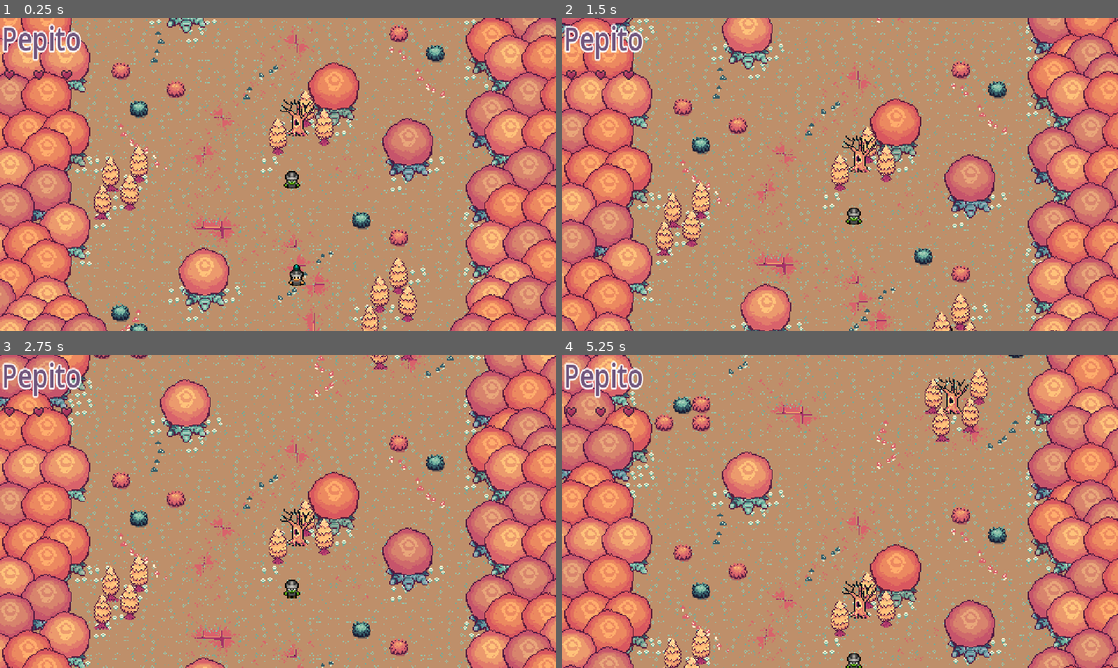
Above: before the commit, frames 1-4 (two rows, left to right).
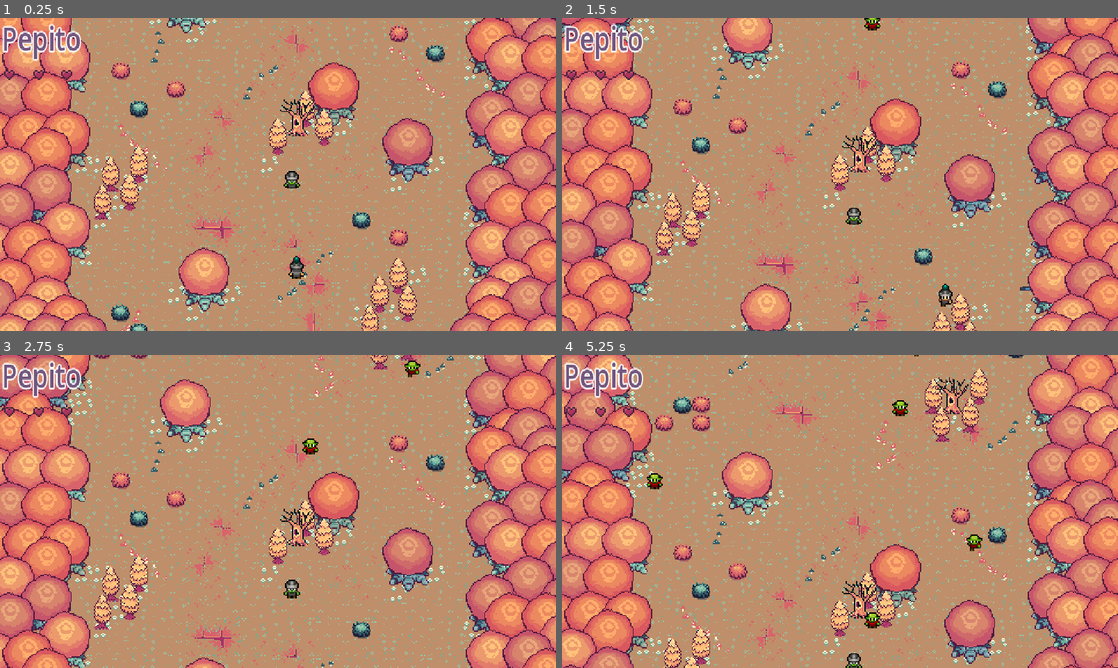
Above: after the commit, the same moments.

Repository: ReyCristian/proyecto-shutemupso-grupo4
Game: Godot game, scene res://Escenas/nivel_1.tscn
Same seed, same stepped clock (60 frames per second), same inputs: the game is played once before the commit and once after it. This scene is started directly instead of the project's main scene. The engine's default icon, where the game draws it, is replaced by a stand-in: a white triangle on a blue panel in a dark square.
Inputs:
- Up to frame 1 (0.25 s): no input
- Up to frame 2 (1.5 s): tap Enter (ui_accept) at 0.5, 0.77, 0.8, 1.07, 1.35 s; hold Right (ui_right) 0.53-1.28 s; hold Z (ataque1, bound only after the commit) 0.53-1.28 s; hold Down (ui_down) from 1.28 s (still down)
- Up to frame 3 (2.75 s): tap Enter (ui_accept) at 1.52, 1.82, 2.3 s; tap Z (ataque1, bound only after the commit) at 1.55 s; release Down (ui_down) at 2.03 s; hold Right (ui_right) from 2.03 s (still down); hold Z (ataque1, bound only after the commit) from 2.03 s (still down)
- Up to frame 4 (5.25 s): release Right (ui_right) at 2.78 s; release Z (ataque1, bound only after the commit) at 2.78 s; hold Up (ui_up) 2.78-3.53 s; tap Z (ataque1, bound only after the commit) at 2.85, 4.35 s; tap Enter (ui_accept) at 3.02, 3.32, 3.6, 3.77, 4.07, 4.52, 4.82 s; hold Left (ui_left) 3.53-5.03 s; tap Escape (ui_cancel) at 4.15 s; hold Down (ui_down) from 5.03 s (still down); hold Z (ataque1, bound only after the commit) from 5.03 s (still down)

The runs differ from the first frame. In frame 1, 0.2% of the frame differs, in the area x 51-55%, y 76-86%; in frame 2, 0.4%; in frame 3, 0.4%; in frame 4, 0.5%, in the area x 15-76%, y 0-88%.
Error after the commit: Invalid call to function 'dar_golpe' in base 'CharacterBody2D (personaje.gd)'. Expected 1 arguments. (res://Herramientas/controles.gd:43)

Commit message:
daño de los personajes

Diff:
--- a/Escenas/Menu/MenuPrincipal.gd
+++ b/Escenas/Menu/MenuPrincipal.gd
@@ -1,16 +1,19 @@
 extends Control
 
-var principal
+var menu_principal
+var principal: Node2D;
 
 func _ready() -> void:
-	principal = ParentFinder.find(self,"Menu");
+	menu_principal = ParentFinder.find(self,"Menu");
+	principal = get_tree().current_scene;
 
 func _process(_delta: float) -> void:
 	if Input.is_action_just_released("ui_cancel"):
 		var isMenuOpened = get_parent().isShowed
-		principal.hideMenu();
+		menu_principal.hideMenu();
 		if not isMenuOpened:
 			get_parent().showMenu();
+			#get_tree().paused = true
 	pass
 
 func _on_salir_pressed() -> void:
--- a/Escenas/Menu/MenuVertical.gd
+++ b/Escenas/Menu/MenuVertical.gd
@@ -23,6 +23,7 @@
 			position.x -= 1500*delta;
 		else:
 			visible = false;
+			get_parent().pause_off();
 	pass
 
 func showMenu() -> void:
--- a/Escenas/Menu/menuGeneral.gd
+++ b/Escenas/Menu/menuGeneral.gd
@@ -1,6 +1,18 @@
 extends Control
+
+var principal: Node2D;
+
+func _ready() -> void:
+	principal = get_tree().current_scene;
 
 func hideMenu() -> void:
 	$Niveles.hideMenu();
 	$Principal.hideMenu();
 	pass
+
+
+func pause_off() -> bool:
+	if $Niveles.visible || $Principal.visible:
+		return false;
+	#get_tree().paused = false
+	return true;
--- /dev/null
+++ b/Escenas/generador_enemigos.gd
@@ -0,0 +1,26 @@
+extends Area2D
+
+const pre_enemigo = preload("res://Modelos/personaje.tscn")
+@export var skin: ListasTexturas.texturas_personaje;
+@export var vida: int = 1
+
+func _on_timer_timeout() -> void:
+
+	var punto_aleatorio = Vector2(
+		randi_range(int(global_position.x) - size().x / 2, int(global_position.x) + size().x / 2),
+		randi_range(int(global_position.y) - size().y / 2, int(global_position.y) + size().y / 2)
+	)
+
+	var enemigo = pre_enemigo.instantiate();
+	enemigo.direccion = Vector2(0,1);
+	enemigo.skin = skin;
+	enemigo.vida = vida;
+	enemigo.add_to_group("enemigo")
+	get_parent().get_parent().add_child(enemigo);
+	enemigo.global_position.x = punto_aleatorio.x;
+	enemigo.global_position.y = punto_aleatorio.y;
+
+
+
+func size() -> Vector2:
+	return get_node("CollisionShape2D").shape.extents * 2
--- a/Escenas/nivel_1.tscn
+++ b/Escenas/nivel_1.tscn
@@ -1,9 +1,13 @@
-[gd_scene load_steps=5 format=3 uid="uid://dx4378fg2vya0"]
+[gd_scene load_steps=7 format=3 uid="uid://dx4378fg2vya0"]
 
 [ext_resource type="PackedScene" uid="uid://cwqohrojyjh0e" path="res://Escenas/mapa.tscn" id="1_2r6gf"]
 [ext_resource type="Script" path="res://Escenas/mapa.gd" id="1_ay07l"]
 [ext_resource type="PackedScene" uid="uid://bp3b1wcfik24s" path="res://Modelos/personaje.tscn" id="3_jnqyg"]
 [ext_resource type="Script" path="res://Herramientas/controles.gd" id="4_wb1qn"]
+[ext_resource type="Script" path="res://Escenas/generador_enemigos.gd" id="5_togga"]
+
+[sub_resource type="RectangleShape2D" id="RectangleShape2D_2wrqx"]
+size = Vector2(340, 12.25)
 
 [node name="Nivel1" type="Node2D"]
 y_sort_enabled = true
@@ -17,6 +21,7 @@
 
 [node name="personaje" parent="." groups=["personaje"] instance=ExtResource("3_jnqyg")]
 position = Vector2(256, 218)
+collision_mask = 3
 skin = 3
 
 [node name="Control" type="Control" parent="personaje"]
@@ -26,4 +31,20 @@
 offset_bottom = 40.0
 script = ExtResource("4_wb1qn")
 personaje_principal = NodePath("..")
+mapa_nivel = NodePath("../..")
 isCorriendo = true
+
+[node name="Generadores" type="CanvasLayer" parent="."]
+
+[node name="generador_enemigos" type="Area2D" parent="Generadores"]
+position = Vector2(233, -28)
+script = ExtResource("5_togga")
+skin = 11
+
+[node name="Timer" type="Timer" parent="Generadores/generador_enemigos"]
+autostart = true
+
+[node name="CollisionShape2D" type="CollisionShape2D" parent="Generadores/generador_enemigos"]
+shape = SubResource("RectangleShape2D_2wrqx")
+
+[connection signal="timeout" from="Generadores/generador_enemigos/Timer" to="Generadores/generador_enemigos" method="_on_timer_timeout"]
--- a/Herramientas/controles.gd
+++ b/Herramientas/controles.gd
@@ -1,17 +1,23 @@
 extends Control;
 
 @export var personaje_principal: NodePath;
+@export var mapa_nivel: NodePath;
 
 @export var isCorriendo: bool = false;
 
 @onready var personaje = get_node(personaje_principal);
+@onready var mapa = get_node(mapa_nivel);
+
+func _ready() -> void:
+	personaje.auto_movimiento.y = -float(mapa.velocidad) / 100
 
 func _physics_process(_delta: float) -> void:
-	if personaje:
+	if personaje and not personaje.muerto:
 		reset()
 		check_movimiento();
 		check_corriendo();
 		check_golpe();
+		check_shot()
 	pass;
 
 
@@ -35,3 +41,7 @@
 func check_golpe():
 	if Input.is_action_just_pressed("ui_accept"):
 		personaje.dar_golpe()
+
+func check_shot():
+	if Input.is_action_pressed("ataque1"):
+		personaje.shot()
--- a/Modelos/animacion.gd
+++ b/Modelos/animacion.gd
@@ -1,12 +1,14 @@
 extends AnimationPlayer
 
 @onready var personaje =  $"../..";
+
+const animaciones_no_prioritarias = ["idle","correr","caminar","","RESET"]
 
 func _process(_delta: float) -> void:
 	if personaje.en_demo:
 		return;
 
-	if not self.current_animation in ["idle","correr","caminar","","RESET"]:
+	if esta_ocupado():
 		return;
 	elif (personaje.direccion + personaje.auto_movimiento)== Vector2.ZERO || personaje.esperando:
 		self.play("idle");
@@ -16,3 +18,6 @@
 		self.play("caminar");
 
 	pass
+
+func esta_ocupado() -> bool:
+	return not self.current_animation in animaciones_no_prioritarias;
--- a/Modelos/direccion.gd
+++ b/Modelos/direccion.gd
@@ -1,9 +1,12 @@
 extends AnimationPlayer
 
 @onready var personaje =  $"../.."
+@onready var sprite =  $".."
 
 func _process(_delta: float) -> void:
-	if get_tree().current_scene.name == "personaje":
+	if personaje.en_demo:
+		return;
+	if sprite.esta_ocupado():
 		return;
 	var direccion = (personaje.direccion + personaje.auto_movimiento)
 
--- /dev/null
+++ b/Modelos/laser.gd
@@ -0,0 +1,41 @@
+extends Node2D
+
+func _process(delta):
+	var space_state = get_world_2d().direct_space_state
+	var area_shape = $Area2D/CollisionShape2D.shape  # La forma de colisión del Area2D
+
+	# Crear los parámetros de la consulta de colisión
+	var shape_query = PhysicsShapeQueryParameters2D.new()
+	shape_query.shape = area_shape
+	shape_query.transform = Transform2D(get_global_transform())
+
+	# Realizar la intersección
+	var result = space_state.intersect_shape(shape_query)
+
+	if result.size() > 0:
+		for collision in result:
+			if collision.collider.is_in_group("TileMapDestruible"):
+				var tilemap:TileMapLayer = collision.collider
+				var collision_point = $Area2D.global_position
+
+				# Convertir la posición global de la colisión a la posición de celda del TileMap
+				var cell_pos = tilemap.local_to_map(tilemap.to_local(collision_point))
+
+				# Destruir el tile en esa posición
+				tilemap.erase_cell(cell_pos)
+				print("laser impacta en la posición:", collision_point)
+				print("Tile destruido en la posición:", cell_pos)
+				queue_free()
+
+func _physics_process(delta: float) -> void:
+	position.x += 150 *delta
+	#print(position.x)
+
+func _on_visible_on_screen_notifier_2d_screen_exited() -> void:
+	queue_free()
+	pass
+
+
+func _on_area_2d_body_entered(body: Node2D) -> void:
+	if body.is_in_group("enemigo"):
+		queue_free()
--- /dev/null
+++ b/Modelos/laser.tscn
@@ -0,0 +1,24 @@
+[gd_scene load_steps=4 format=3 uid="uid://dt21djwlgk53x"]
+
+[ext_resource type="Script" path="res://Modelos/laser.gd" id="1_fwqrj"]
+[ext_resource type="Texture2D" uid="uid://dtt1858mwjbes" path="res://icon.svg" id="2_7jd2f"]
+
+[sub_resource type="RectangleShape2D" id="RectangleShape2D_qlm6j"]
+size = Vector2(5, 3)
+
+[node name="Laser" type="Node2D"]
+script = ExtResource("1_fwqrj")
+
+[node name="Icon" type="Sprite2D" parent="."]
+scale = Vector2(0.263672, 0.0273438)
+texture = ExtResource("2_7jd2f")
+
+[node name="Area2D" type="Area2D" parent="." groups=["laser"]]
+position = Vector2(14, 0)
+metadata/_edit_group_ = true
+
+[node name="CollisionShape2D" type="CollisionShape2D" parent="Area2D"]
+shape = SubResource("RectangleShape2D_qlm6j")
+
+[connection signal="area_entered" from="Area2D" to="." method="_on_area_2d_area_entered"]
+[connection signal="body_entered" from="Area2D" to="." method="_on_area_2d_body_entered"]
--- a/Modelos/personaje.gd
+++ b/Modelos/personaje.gd
@@ -9,29 +9,42 @@
 
 @export var auto_movimiento = Vector2(0,0);
 
-var isCorriendo: bool = false;
+@export var isCorriendo: bool = false;
+@export var esperando: bool  = false;
+@export var skin: ListasTexturas.texturas_personaje;
 
-@export var esperando: bool  = false;
+var disparo:bool = true
+var pre_laser:Resource = preload("res://Modelos/laser.tscn")
+var antena_superior:bool = true
 
-@export var skin: ListasTexturas.texturas_personaje;
+@export var vida: int = 3
+var muerto:bool = false;
+var limpiar_cadaver:bool = true;
+
+func _ready() -> void:
+	if self.is_in_group("enemigo"):
+		self.set_collision_layer(2);
+		self.set_collision_mask(0);
 
 func _physics_process(delta: float) -> void:
 	#Si esta en espera no hace nada
-	if esperando:
+	if esperando || muerto:
 		return;
 
 	var direccion_normalizada = self.direccion.normalized();
-
-	var movimiento=calcular_movimiento(direccion_normalizada,delta);
+	var direccion_automatica = auto_mover(direccion_normalizada)
+	var movimiento=calcular_movimiento(direccion_automatica,delta);
 
 	move_and_collide(movimiento);
 	pass;
 
 
-func direccion_plano(direccion_normalizada) -> Vector2:
-	if get_parent().get("mapa") && get_parent().get_node(get_parent().mapa).isIsometric:
-		direccion_normalizada.y = direccion_normalizada.y * 0.5;
-		direccion_normalizada = direccion_normalizada.normalized();
+func auto_mover(direccion_normalizada) -> Vector2:
+	if direccion_normalizada.x == 0:
+		direccion_normalizada.x = auto_movimiento.x;
+
+	if direccion_normalizada.y == 0:
+		direccion_normalizada.y = auto_movimiento.y;
 	return direccion_normalizada;
 
 func calcular_movimiento(direccion_normalizada: Vector2,delta: float) -> Vector2:
@@ -45,14 +58,72 @@
 		movimiento *=20;
 	return movimiento;
 
-func dar_golpe() -> void:
+func dar_golpe(body: Node2D) -> void:
+	if muerto:
+		return;
+	$Sprite2D/direccion.set_direccion(body.global_position - global_position)
 	if tiene_espada:
 		$Sprite2D.dar_golpe_espada();
 	else:
 		$Sprite2D.dar_golpe();
 
+func shot():
+	if muerto:
+		return;
+	if disparo:
+		var laser = pre_laser.instantiate()
+		get_parent().add_child(laser)
+		laser.position.x = position.x + 16
+		if antena_superior:
+			laser.position.y = position.y - 8
+		else:
+			laser.position.y = position.y + 8
+		#antena_superior = not antena_superior
+		$Sprite2D.shot()
 
-func _on_area_2d_body_entered(body: Node2D) -> void:
+		disparo = false
+		await get_tree().create_timer(0.5).timeout
+		disparo = true
+
+func tomar_daño():
+	if muerto:
+		return;
+	vida -=1;
+	if vida <=0:
+		morir()
+	else:
+		$Sprite2D.tomar_daño()
+
+func morir():
+	muerto = true;
+	$Sprite2D.morir();
+	$hitbox.queue_free();
+	$hostilidad.queue_free();
+	$CollisionShape2D.queue_free();
+
+func _on_visible_on_screen_notifier_2d_screen_exited() -> void:
+	queue_free()
+	pass # Replace with function body.
+
+func _on_cuerpo_entra_zona_hostilidad(body: Node2D) -> void:
 	if self.is_in_group("enemigo") and body.is_in_group("personaje"):
-		$Sprite2D/direccion.set_direccion(body.global_position - global_position)
-		dar_golpe();
+		dar_golpe(body);
+
+
+func _on_area_entra_hitbox(area: Area2D) -> void:
+	if self.is_in_group("enemigo") and area.is_in_group("laser"):
+		tomar_daño();
+		area.get_parent().queue_free();
+
+
+func _on_animacion_animation_finished(anim_name: StringName) -> void:
+	if en_demo:
+		return;
+	if anim_name == "muerte" and muerto and limpiar_cadaver:
+		queue_free()
+	pass # Replace with function body.
+
+func hacer_daño():
+	for golpeado in $area_espada.get_overlapping_bodies():
+		if golpeado.is_in_group("vivo"):
+			golpeado.tomar_daño()
--- a/Modelos/personaje.tscn
+++ b/Modelos/personaje.tscn
@@ -286,7 +286,7 @@
 
 [sub_resource type="Animation" id="Animation_6phne"]
 resource_name = "daño"
-length = 1.2
+length = 0.8
 step = 0.1
 tracks/0/type = "value"
 tracks/0/imported = false
@@ -295,10 +295,10 @@
 tracks/0/interp = 1
 tracks/0/loop_wrap = true
 tracks/0/keys = {
-"times": PackedFloat32Array(0, 0.2, 0.8, 1),
-"transitions": PackedFloat32Array(1, 1, 1, 1),
-"update": 1,
-"values": [19, 21, 21, 22]
+"times": PackedFloat32Array(0, 0.6, 0.7),
+"transitions": PackedFloat32Array(1, 1, 1),
+"update": 1,
+"values": [21, 21, 22]
 }
 tracks/1/type = "value"
 tracks/1/imported = false
@@ -307,7 +307,7 @@
 tracks/1/interp = 1
 tracks/1/loop_wrap = true
 tracks/1/keys = {
-"times": PackedFloat32Array(0.2, 0.3, 0.4, 0.5, 0.6, 0.7, 0.8),
+"times": PackedFloat32Array(-1.49012e-08, 0.1, 0.2, 0.3, 0.4, 0.5, 0.6),
 "transitions": PackedFloat32Array(1, 1, 1, 1, 1, 1, 1),
 "update": 0,
 "values": [Color(1, 1, 1, 1), Color(1, 1, 1, 0), Color(1, 1, 1, 1), Color(1, 1, 1, 0), Color(1, 1, 1, 1), Color(1, 1, 1, 0), Color(1, 1, 1, 1)]
@@ -327,12 +327,13 @@
 "times": PackedFloat32Array(0, 0.2, 0.4),
 "transitions": PackedFloat32Array(1, 1, 1),
 "update": 1,
-"values": [19, 20, 21]
+"values": [20, 21, 19]
 }
 
 [sub_resource type="Animation" id="Animation_dnt4d"]
 resource_name = "espada"
-step = 0.2
+length = 0.6
+step = 0.1
 tracks/0/type = "value"
 tracks/0/imported = false
 tracks/0/enabled = true
@@ -340,10 +341,24 @@
 tracks/0/interp = 1
 tracks/0/loop_wrap = true
 tracks/0/keys = {
-"times": PackedFloat32Array(0, 0.2, 0.4, 0.6, 0.8),
-"transitions": PackedFloat32Array(1, 1, 1, 1, 1),
-"update": 1,
-"values": [Vector2i(5, 0), Vector2i(6, 0), Vector2i(7, 0), Vector2i(8, 0), Vector2i(5, 0)]
+"times": PackedFloat32Array(0, 0.2, 0.4, 0.6),
+"transitions": PackedFloat32Array(1, 1, 1, 1),
+"update": 1,
+"values": [Vector2i(5, 0), Vector2i(6, 0), Vector2i(7, 0), Vector2i(8, 0)]
+}
+tracks/1/type = "method"
+tracks/1/imported = false
+tracks/1/enabled = true
+tracks/1/path = NodePath(".")
+tracks/1/interp = 1
+tracks/1/loop_wrap = true
+tracks/1/keys = {
+"times": PackedFloat32Array(0.4),
+"transitions": PackedFloat32Array(1),
+"values": [{
+"args": [],
+"method": &"hacer_daño"
+}]
 }
 
 [sub_resource type="Animation" id="Animation_ln8w4"]
@@ -411,7 +426,7 @@
 "times": PackedFloat32Array(0, 0.2, 0.4, 0.6),
 "transitions": PackedFloat32Array(1, 1, 1, 1),
 "update": 1,
-"values": [19, 21, 22, 23]
+"values": [21, 19, 22, 23]
 }
 tracks/1/type = "value"
 tracks/1/imported = false
@@ -420,10 +435,10 @@
 tracks/1/interp = 1
 tracks/1/loop_wrap = true
 tracks/1/keys = {
-"times": PackedFloat32Array(0.8, 1, 1.2, 1.4, 1.6),
-"transitions": PackedFloat32Array(1, 1, 1, 1, 1),
-"update": 1,
-"values": [false, true, false, true, false]
+"times": PackedFloat32Array(0, 0.8, 1, 1.2, 1.4, 1.6),
+"transitions": PackedFloat32Array(1, 1, 1, 1, 1, 1),
+"update": 1,
+"values": [true, false, true, false, true, false]
 }
 
 [sub_resource type="AnimationLibrary" id="AnimationLibrary_dcydf"]
@@ -717,8 +732,15 @@
 height = 8.0
 
 [sub_resource type="CircleShape2D" id="CircleShape2D_nwevv"]
-
-[node name="personaje" type="CharacterBody2D"]
+radius = 24.0208
+
+[sub_resource type="CapsuleShape2D" id="CapsuleShape2D_lvdeg"]
+radius = 6.0
+height = 14.0
+
+[sub_resource type="CircleShape2D" id="CircleShape2D_7aq8q"]
+
+[node name="personaje" type="CharacterBody2D" groups=["vivo"]]
 position = Vector2(239, 139)
 script = ExtResource("1_k874c")
 skin = 2
@@ -740,7 +762,6 @@
 script = ExtResource("3_yhpdf")
 
 [node name="Animacion" type="AnimationPlayer" parent="Sprite2D"]
-active = false
 root_node = NodePath("../..")
 libraries = {
 "": SubResource("AnimationLibrary_dcydf")
@@ -748,21 +769,42 @@
 script = ExtResource("4_644rf")
 
 [node name="Animacion2" type="AnimationPlayer" parent="Sprite2D"]
-active = false
 libraries = {
 "": SubResource("AnimationLibrary_s7h2q")
 }
 script = ExtResource("4_644rf")
 
 [node name="CollisionShape2D" type="CollisionShape2D" parent="."]
+visible = false
 position = Vector2(0, 4)
 shape = SubResource("CapsuleShape2D_jor17")
 
-[node name="Area2D" type="Area2D" parent="."]
-
-[node name="CollisionShape2D" type="CollisionShape2D" parent="Area2D"]
+[node name="hostilidad" type="Area2D" parent="."]
+visible = false
+
+[node name="CollisionShape2D" type="CollisionShape2D" parent="hostilidad"]
 position = Vector2(0, 4)
 shape = SubResource("CircleShape2D_nwevv")
 debug_color = Color(0.821314, 0.207266, 0.842732, 0.42)
 
-[connection signal="body_entered" from="Area2D" to="." method="_on_area_2d_body_entered"]
+[node name="VisibleOnScreenNotifier2D" type="VisibleOnScreenNotifier2D" parent="."]
+visible = false
+position = Vector2(3.09944e-06, -3)
+scale = Vector2(0.7, 1)
+
+[node name="hitbox" type="Area2D" parent="."]
+visible = false
+
+[node name="CollisionShape2D2" type="CollisionShape2D" parent="hitbox"]
+shape = SubResource("CapsuleShape2D_lvdeg")
+
+[node name="area_espada" type="Area2D" parent="."]
+visible = false
+
+[node name="CollisionShape2D" type="CollisionShape2D" parent="area_espada"]
+shape = SubResource("CircleShape2D_7aq8q")
+
+[connection signal="animation_finished" from="Sprite2D/Animacion" to="." method="_on_animacion_animation_finished"]
+[connection signal="body_entered" from="hostilidad" to="." method="_on_cuerpo_entra_zona_hostilidad"]
+[connection signal="screen_exited" from="VisibleOnScreenNotifier2D" to="." method="_on_visible_on_screen_notifier_2d_screen_exited"]
+[connection signal="area_entered" from="hitbox" to="." method="_on_area_entra_hitbox"]
--- a/Modelos/skins.gd
+++ b/Modelos/skins.gd
@@ -37,7 +37,8 @@
 	if personaje.skin != null:
 		texture = load(skin_texturas[personaje.skin])
 		#Carga las animaciones de la skin
-		reproductor_animaciones.active = false;
+		$Animacion.active = false;
+		$Animacion2.active = false;
 		reproductor_animaciones = get_animation_player_skin();
 		reproductor_animaciones.active = true;
 
@@ -94,7 +95,19 @@
 	reproductor_animaciones.play(animacion);
 
 func dar_golpe():
-	reproductor_animaciones.play("golpe");
+	reproducir("golpe");
 
 func dar_golpe_espada():
-	reproductor_animaciones.play("espada");
+	reproducir("espada");
+
+func shot() -> void:
+	reproducir("magia");
+
+func tomar_daño():
+	reproducir("daño");
+
+func morir():
+	reproducir("muerte");
+
+func esta_ocupado() -> bool:
+	return reproductor_animaciones.esta_ocupado()
--- a/escenas/mapa.tscn
+++ b/escenas/mapa.tscn
@@ -23,7 +23,7 @@
 tile_map_data = PackedByteArray("AAAAAP//AAADAAgAAwAAAAAAAAACAAgAAwAAAAEAAAADAAgAAwAAAAIAAAADAAgAAgAAAAMAAAADAAgAAQAAAA …(116704 unchanged characters)…
 tile_set = ExtResource("1_yrs0c")
 
-[node name="Arbusto" type="TileMapLayer" parent="suelo"]
+[node name="Arbusto" type="TileMapLayer" parent="suelo" groups=["TileMapDestruible"]]
 y_sort_enabled = true
 tile_map_data = PackedByteArray("AAATAAoAAAANAAgAAAAHAAQAAAANAAgAAAAJAAMAAAAOAAgAABAVAAsAAAAOAAgAAAAGAA8AAAANAAgAAAAHAB …(4512 unchanged characters)…
 tile_set = ExtResource("1_yrs0c")
--- a/project.godot
+++ b/project.godot
@@ -27,6 +27,14 @@
 window/size/window_height_override=540
 window/stretch/mode="canvas_items"
 
+[input]
+
+ataque1={
+"deadzone": 0.5,
+"events": [Object(InputEventKey,"resource_local_to_scene":false,"resource_name":"","device":-1,"window_id":0,"alt_pressed":false,"shift_pressed":false,"ctrl_pressed":false,"meta_pressed":false,"pressed":false,"keycode":0,"physical_keycode":90,"key_label":0,"unicode":122,"location":0,"echo":false,"script":null)
+]
+}
+
 [rendering]
 
 textures/canvas_textures/default_texture_filter=0
Not shown: 1 places in Modelos/personaje.tscn that only renumber resources
